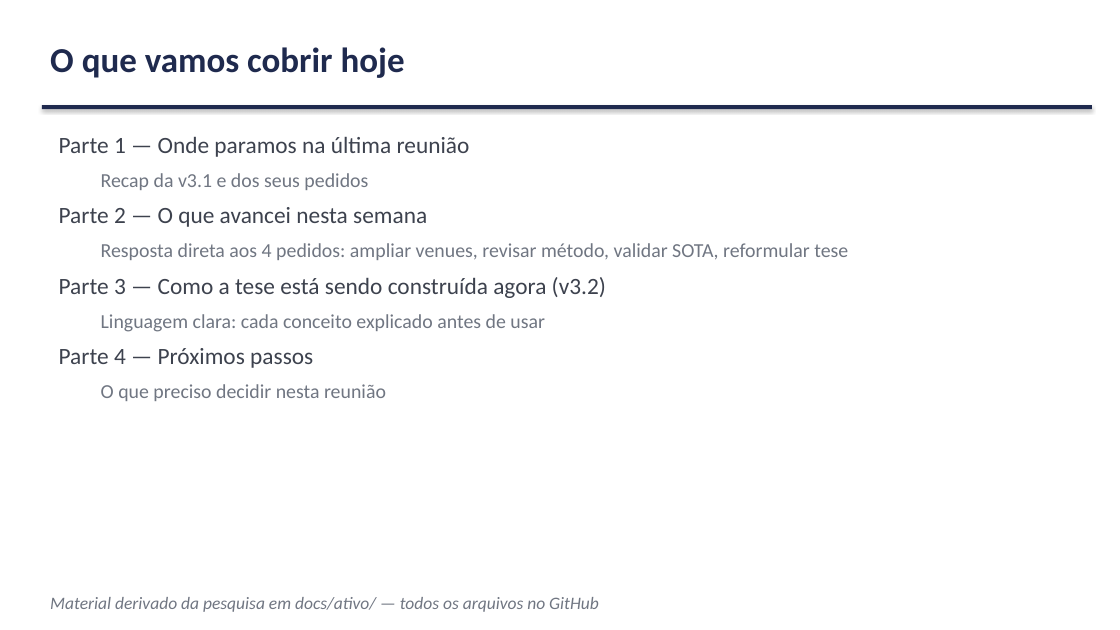
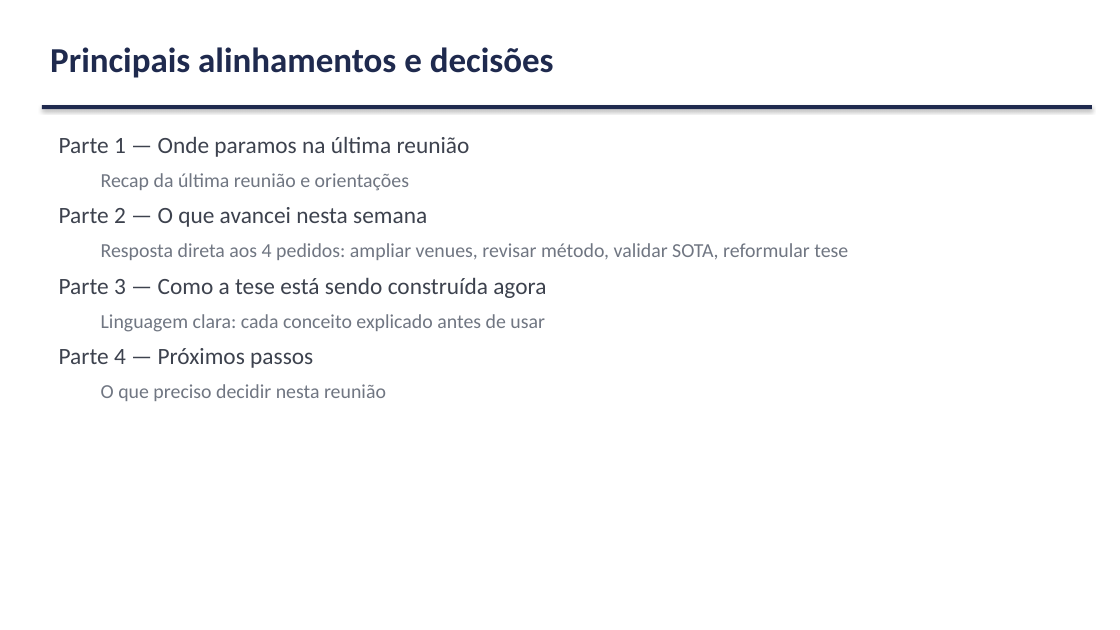
Before and after one commit to marcellozzetti/Facial-Recognition-Models-Mitigating-Bias, a slide deck: slide 2 of docs/ativo/material_reuniao_orientador_v3.2.1.pptx. Drawn at 1120x630 pixels with LibreOffice and Linux fonts; fonts in the diff are those of the drawing. Boxes give left, top, right and bottom in pixels: in the first picture for what was removed or moved away, otherwise in the second. Text is boxed around its words. In the diff, an @@ line names an element or a change of style, - is before the commit and + after.

```diff
--- a/docs/ativo/material_reuniao_orientador_v3.2.1.pptx
+++ b/docs/ativo/material_reuniao_orientador_v3.2.1.pptx
@@ text at (50, 47, 554, 78): text changed @@
-O que vamos cobrir hoje
+Principais alinhamentos e decisões
@@ text at (101, 173, 409, 190): text changed @@
-  Recap da v3.1 e dos seus pedidos
+  Recap da última reunião e orientações
@@ text at (59, 278, 546, 298): text changed @@
-Parte 3 — Como a tese está sendo construída agora (v3.2)
+Parte 3 — Como a tese está sendo construída agora
@@ text removed at (50, 597, 599, 612) @@
-Material derivado da pesquisa em docs/ativo/ — todos os arquivos no GitHub
```
Also in this commit, not shown: 15 other slides changed, 1 other file.
